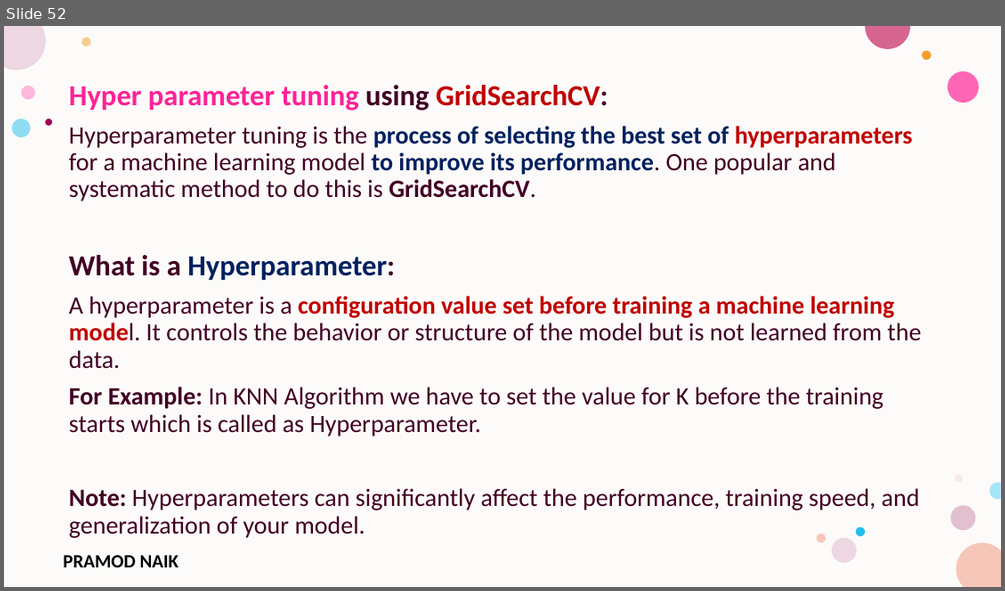
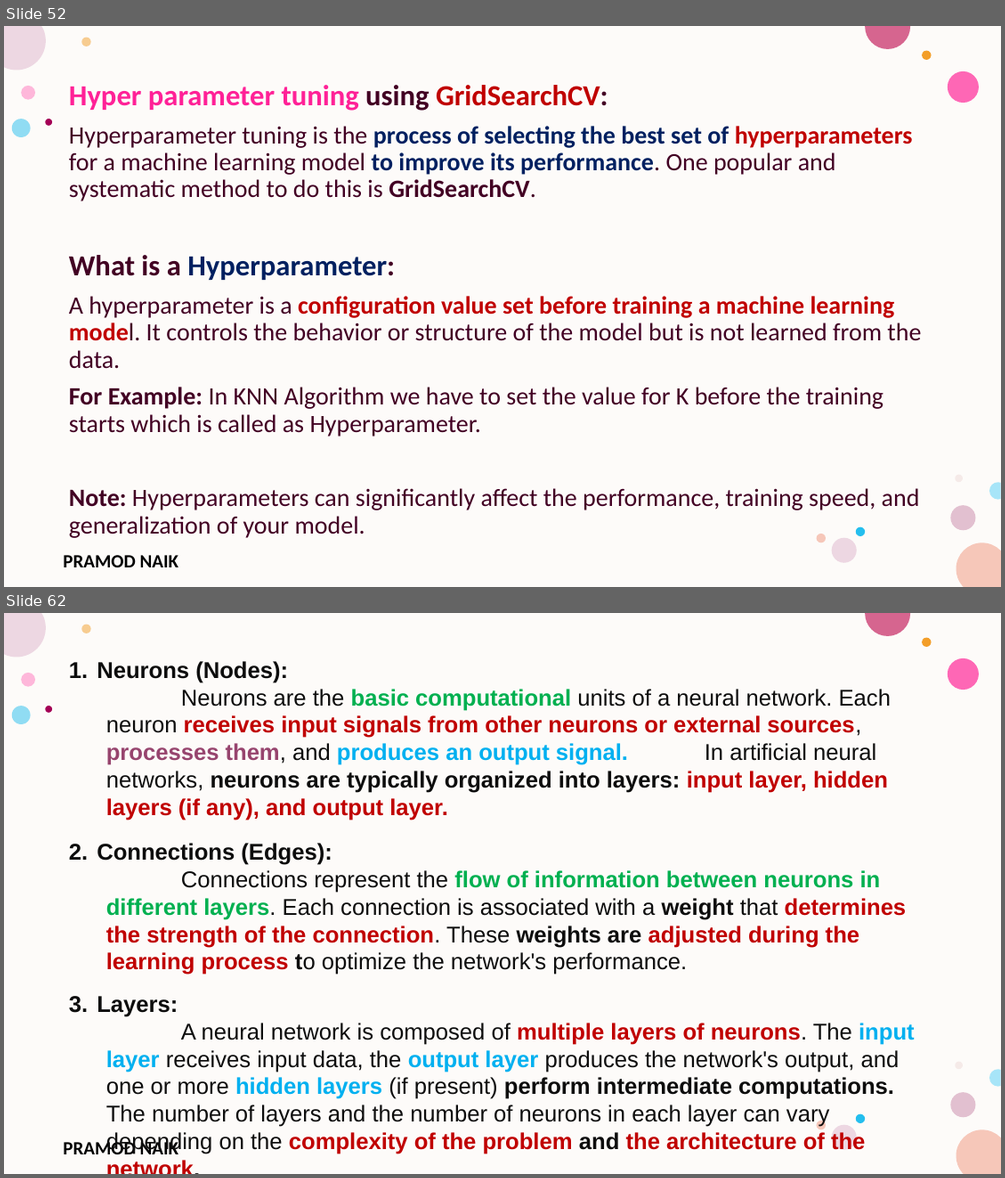
Before and after one commit to PRAMODNAIK-DEV/MCA-2nd-Sem-ML-Data-Analytics-Shridevi-College, a slide deck: Theory Class-Notes/Unit-4 Advanced Machine Learning Techniques.pptx. Shown one above the other, each under a label of ours: slide 52 before the commit, slides 52 and 62 after it; the slides between them are not shown. The pictures are 1005x591 and 1005x1178 pixels, drawn with LibreOffice and Linux fonts; fonts in the diff are those of the drawing; background and template pictures are left out. Boxes give left, top, right and bottom in pixels: in the first picture for what was removed or moved away, otherwise in the second. Text is boxed around its words. In the diff, an @@ line names an element or a change of style, - is before the commit and + after.

```diff
--- a/Theory Class-Notes/Unit-4 Advanced Machine Learning Techniques.pptx
+++ b/Theory Class-Notes/Unit-4 Advanced Machine Learning Techniques.pptx
@@ slide 62 added at [4,613,1001,1174], background #FFFFFF; not listed: 17 template elements that a slide beside it also shows @@
@@ text added at [97,661,914,1127], 22 pt, text #0D0D0D, bold @@
+1. Neurons (Nodes):
+  Neurons are the basic computational units of a neural network. Each neuron receives input signals from other neurons or external sources, processes them, and produces an output signal. In artificial neural networks, neurons are typically organized into layers: input layer, hidden layers (if any), and output layer.
+2. Connections (Edges):
+  Connections represent the flow of information between neurons in different layers. Each connection is associated with a weight that determines the strength of the connection. These weights are adjusted during the learning process to optimize the network's performance.
+3. Layers:
+  A neural network is composed of multiple layers of neurons. The input layer receives input data, the output layer produces the network's output, and one or more hidden layers (if present) perform intermediate computations. The number of layers and the number of neurons in each layer can vary depending on the complexity of the problem and the architecture of the network.
```
Also in this commit, not shown: 2 slides changed, 24 other slides added, 1 other file.
